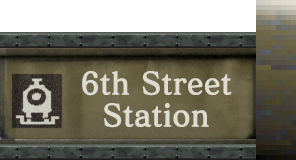
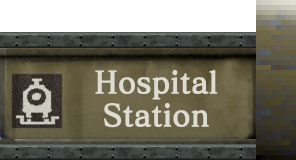
Comparing the layer stacks of the two (296, 160) images. Changes:
added layer "Hospital Station" above "6th Street Station" over [left=95, top=70, right=218, bottom=100]
hid "6th Street Station" over [left=82, top=71, right=232, bottom=100]
